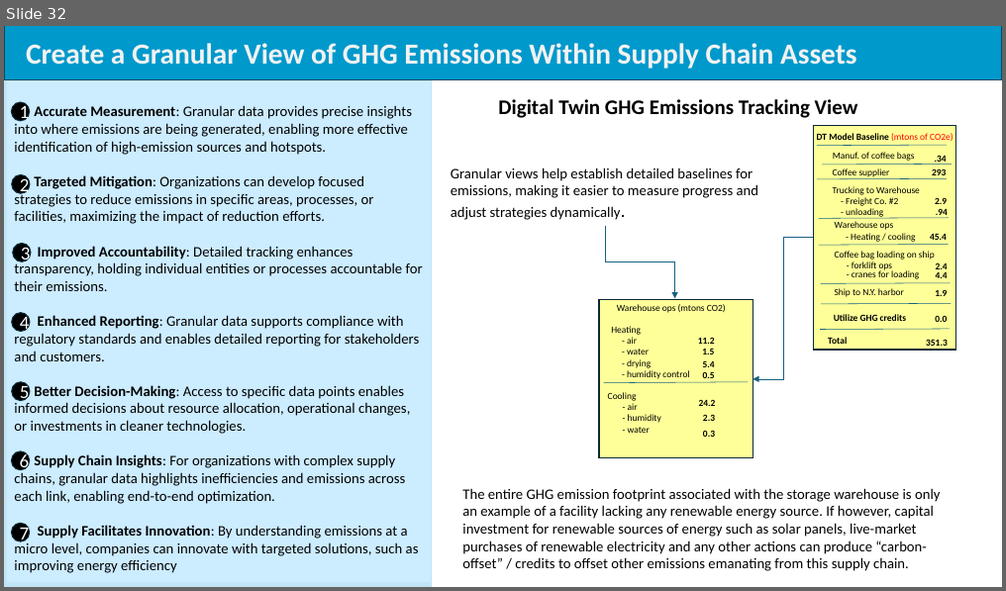
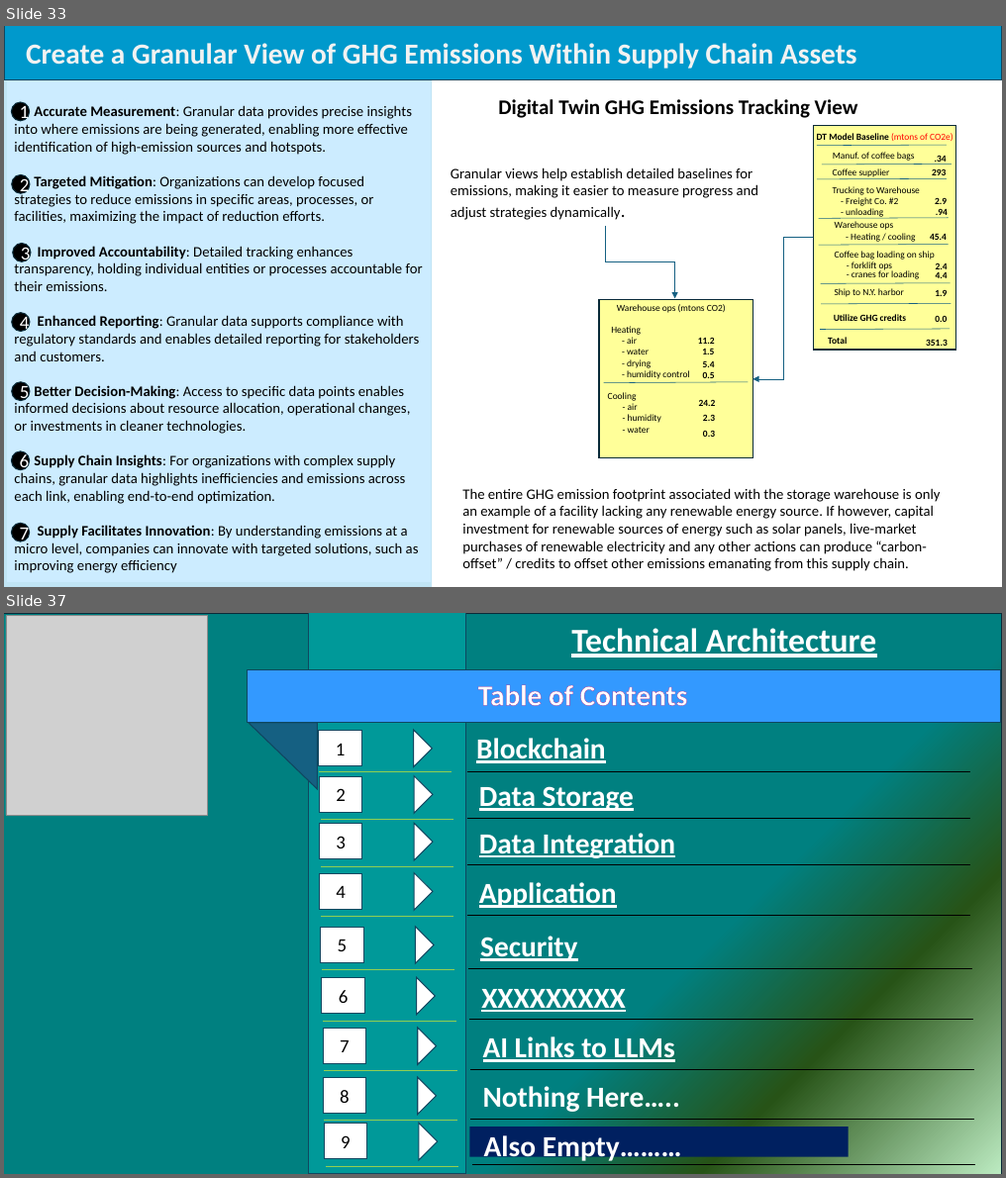
Before and after one commit to JSPApril/NZDT-Architecture, a slide deck: Net Zero Digital Twin-In Process - working copy.pptx. Shown one above the other, each under a label of ours: slide 32 before the commit, slides 33 and 37 after it; the slides between them are not shown. The pictures are 1006x591 and 1006x1178 pixels, drawn with LibreOffice and Linux fonts; fonts in the diff are those of the drawing; grey boxes stand for pictures. Boxes give left, top, right and bottom in pixels: in the first picture for what was removed or moved away, otherwise in the second. Text is boxed around its words. In the diff, an @@ line names an element or a change of style, - is before the commit and + after.

```diff
--- a/Net Zero Digital Twin-In Process - working copy.pptx
+++ b/Net Zero Digital Twin-In Process - working copy.pptx
@@ slide 37 added at (4,613,1002,1174), background #FFFFFF @@
@@ rectangle added at (4,613,1001,1174), fill gradient #C2F1C8 to #275417 to #008080, outline #092A39 1 pt @@
@@ picture added at (6,615,208,815) @@
@@ rectangle added at (309,613,466,1174), fill #009999, outline #104760 1 pt @@
@@ text added at (571,628,877,658), 32 pt, text #FFFFFF, bold, underline @@
+Technical Architecture
@@ rectangle added at (248,669,1000,722), fill #3399FF, outline #104760 1 pt @@
@@ triangle added at (249,688,350,789), fill #156082, outline #104760 1 pt @@
@@ text added at (357,684,628,723), 36 pt, text #FFFFFF, bold @@
+Table of Contents
@@ text added at (548,685,688,706), 28 pt, text #FFFFFF, bold @@
+Table of Contents
@@ rectangle added at (319,731,361,766), fill #FFFFFF, outline #104760 1 pt, 18 pt, text #000000 @@
+1
@@ triangle added at (414,730,433,766), fill #FFFFFF, outline #104760 1 pt @@
@@ text added at (476,738,606,763), 28 pt, text #FFFFFF, bold, underline @@
+Blockchain
@@ line added from (319, 771) to (452, 771), #92D050 0.5 pt @@
@@ line added from (467, 771) to (971, 771), #000000 0.5 pt @@
@@ group added at (319,775,971,819): 2 lines, 1 rectangle, 1 triangle, 1 text @@
+2
+Data Storage
@@ group added at (319,823,971,866): 2 lines, 1 rectangle, 1 triangle, 1 text @@
+3
+Data Integration
@@ group added at (319,873,971,916): 2 lines, 1 rectangle, 1 triangle, 1 text @@
+4
+Application
@@ group added at (321,926,972,970): 2 lines, 1 rectangle, 1 triangle, 1 text @@
+5
+Security
@@ group added at (322,978,973,1021): 2 lines, 1 rectangle, 1 triangle, 1 text @@
+6
+XXXXXXXXX
@@ group added at (323,1028,974,1071): 2 lines, 1 rectangle, 1 triangle, 1 text @@
+7
+AI Links to LLMs
@@ group added at (323,1077,974,1121): 2 lines, 1 rectangle, 1 triangle, 1 text @@
+8
+Nothing Here…..
@@ rectangle added at (469,1128,848,1157), fill #002060 @@
@@ text added at (484,1136,682,1163), 28 pt, text #FFFFFF, bold @@
+Also Empty………
@@ group added at (325,1123,976,1166): 2 lines, 1 rectangle, 1 triangle @@
+9
@@ what was slide 32 is now slide 33 @@
```
Also in this commit, not shown: 10 slides changed, 15 other slides added, 1 other file.
